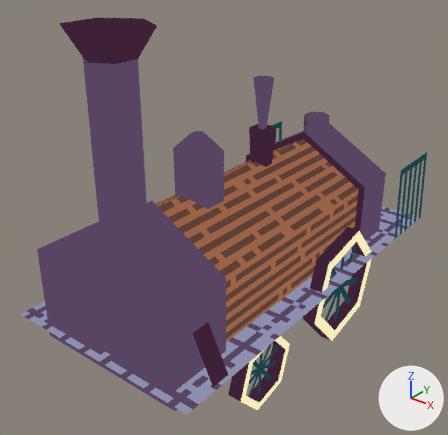
Renders of the Blender file art/trains/basic_locomotive.blend from each side of a commit.
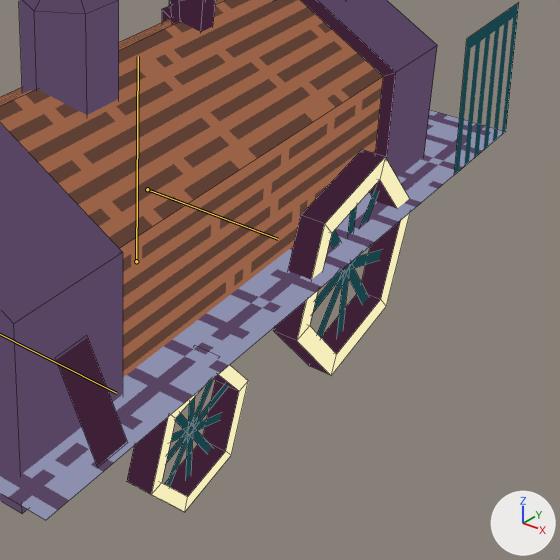
There are two pictures of each version: one whole from a 50 mm lens placed at (2.89, -3.75, 3.7), pointed at (-0.08, -0.03, 1.39), one close up on the part from 37% to 100% of the width and 35% to 100% of the height. The lights are fixed; the arrows at lower right show +X, +Y and +Z. Both versions are drawn at frame 6 of the action 'roll'; the numbers are the values there. The bones that bend it are drawn over the model as lines in the close-ups. The close-ups show mesh edges as thin lines.

The first close-up shows 'basic_locomotive'.
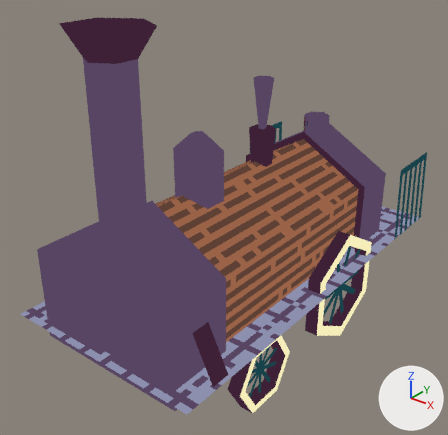
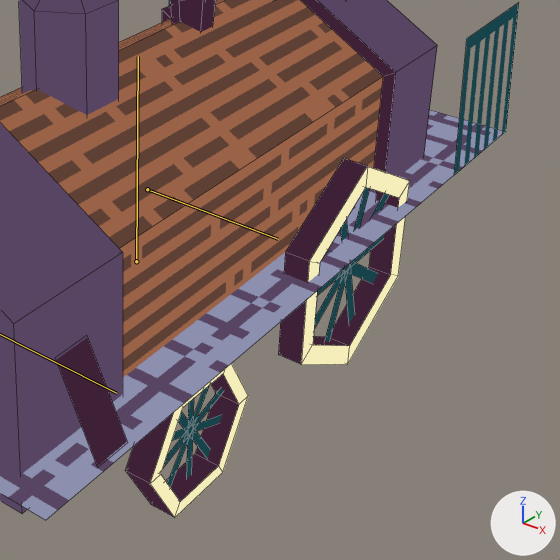
What the commit changed:
Bone 'Bone.002' (bone_bone_002) turns from (0, 72, 0) to (0, 90, 0) degrees about its own x, y and z.
Bone 'Bone.004' (bone_bone_004) turns from (0, 72, 0) to (0, 180, 0) degrees about its own x, y and z.

Location of each change, (x1, y1, x2, y2) in pixels of the close-ups (560 x 560 px):
'basic_locomotive', posed
    both: (0, 0, 519, 520)
